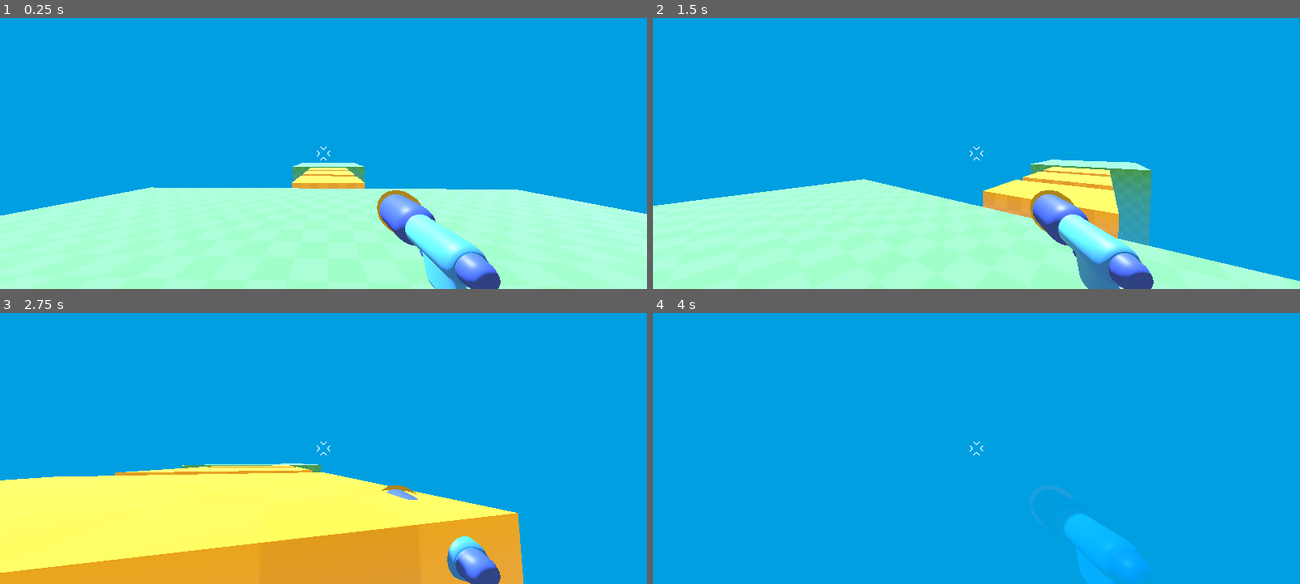
Above: before the commit, frames 1-4 (two rows, left to right).
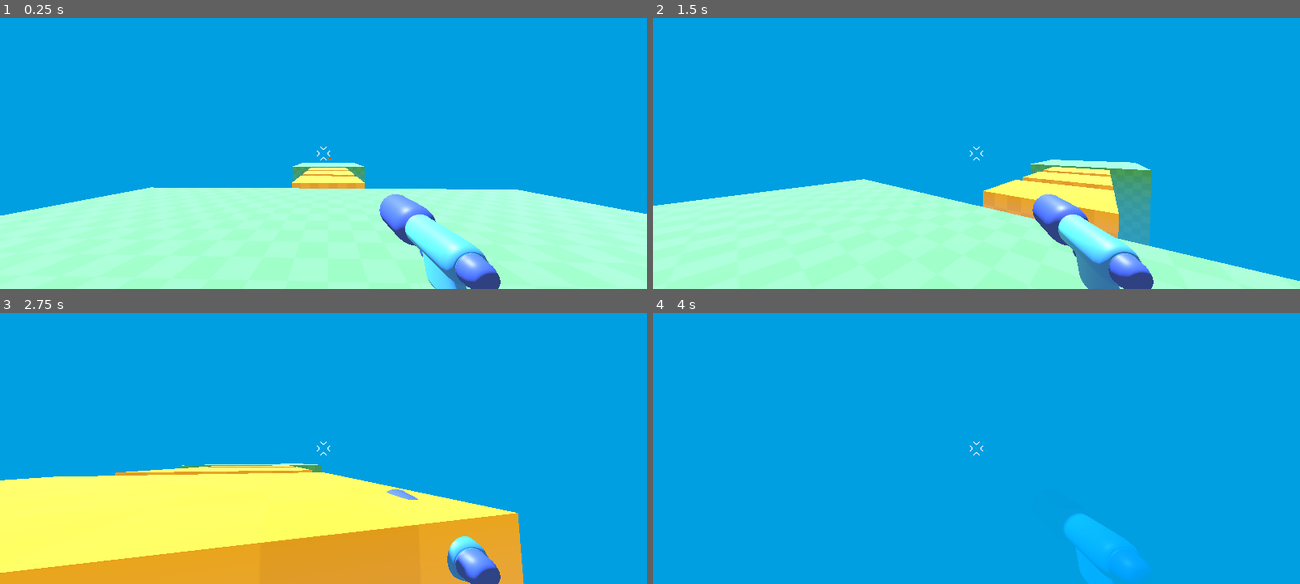
Above: after the commit, the same moments.

Repository: aloepker/first-practice-3d-game-project
Game: Godot game, scene res://level/temporary_level.tscn
Two runs of this game, one before a commit and one after it. Both use one fixed random seed, a clock stepped at 60 frames per second and the inputs below.
Inputs (mouse positions are in pixels of both pictures, inside the frame that each line leads up to):
- Up to frame 1 (0.25 s): no input
- Up to frame 2 (1.5 s): tap Enter at 0.5 s; move the mouse to (1008, 153) at 0.52 s; hold W (move_forward) from 0.53 s (still down); tap Space (jump) at 0.77 s; move the mouse to (944, 153) at 1.27 s
- Up to frame 3 (2.75 s): keep holding W (move_forward); tap Space (jump) at 1.52 s; move the mouse to (336, 443) at 2.02 s
- Up to frame 4 (4 s): keep holding W (move_forward); move the mouse to (970, 453) at 2.77 s; tap Space (jump) at 3.02, 3.77 s; move the mouse to (1021, 451) at 3.52 s

The runs differ from the first frame. In frame 1, 0.2% of the frame differs, in the area x 50-66%, y 51-80%; in frame 2, 0.2%; in frame 3, less than 0.1%; in frame 4, 0.2%, in the area x 58-66%, y 63-80%.

Commit message:
set script code to fire and despawn the bullet

Diff:
--- a/player/bullet_3d.gd
+++ b/player/bullet_3d.gd
@@ -1 +1,15 @@
 extends Area3D
+
+# to move the bullet:
+const SPEED = 55.0
+const RANGE = 40.0
+
+var travelled_distance = 0.0
+
+#fires the bullet on its -z axis
+func _physics_process(delta):
+	position += -transform.basis.z * SPEED * delta
+	# despawns the bullet after it travels past the RANGE value
+	travelled_distance += SPEED * delta
+	if travelled_distance > RANGE:
+		queue_free()
--- a/player/bullet_3d.tscn
+++ b/player/bullet_3d.tscn
@@ -1,11 +1,13 @@
 [gd_scene format=3 uid="uid://cov8h4rq1ngy1"]
 
+[ext_resource type="Script" uid="uid://6k6ubjsnx8u2" path="res://player/bullet_3d.gd" id="1_hgguu"]
 [ext_resource type="PackedScene" uid="uid://d250id2hbn1uw" path="res://player/projectile/projectile_3d.tscn" id="1_kixxk"]
 
 [sub_resource type="SphereShape3D" id="SphereShape3D_0ox0n"]
 radius = 0.4151838
 
 [node name="Bullet3D" type="Area3D" unique_id=1474267993]
+script = ExtResource("1_hgguu")
 
 [node name="CollisionShape3D" type="CollisionShape3D" parent="." unique_id=911497730]
 transform = Transform3D(0.5, 0, 0, 0, 0.5, 0, 0, 0, 0.5, 0, 0, 0)
--- a/player/player.tscn
+++ b/player/player.tscn
@@ -23,10 +23,10 @@
 transform = Transform3D(-0.37, 0, 1.13246855e-07, 0, 0.364, 0, -5.5868448e-08, 0, -0.75, 0.5, -0.4, -0.853)
 
 [node name="Marker3D" type="Marker3D" parent="Camera3D" unique_id=1791699737]
-transform = Transform3D(1, 0, 0, 0, 1, 0, 0, 0, 1, 0.50497377, -0.3778869, -1.1528169)
+transform = Transform3D(1, 0, 0, 0, 1, 0, 0, 0, 1, 0.50497377, -0.3778869, -1.2449313)
 
 [node name="Bullet3D" parent="Camera3D/Marker3D" unique_id=1474267993 instance=ExtResource("3_yw30f")]
-transform = Transform3D(1, 0, 0, 0, 1, 0, 0, 0, 1, 0, -0.007899523, -0.05786729)
+transform = Transform3D(1, 0, 0, 0, 1, 0, 0, 0, 1, 0, -0.007899523, -0.002051115)
 
 [node name="Reticle" type="TextureRect" parent="." unique_id=351028195]
 anchors_preset = 8
